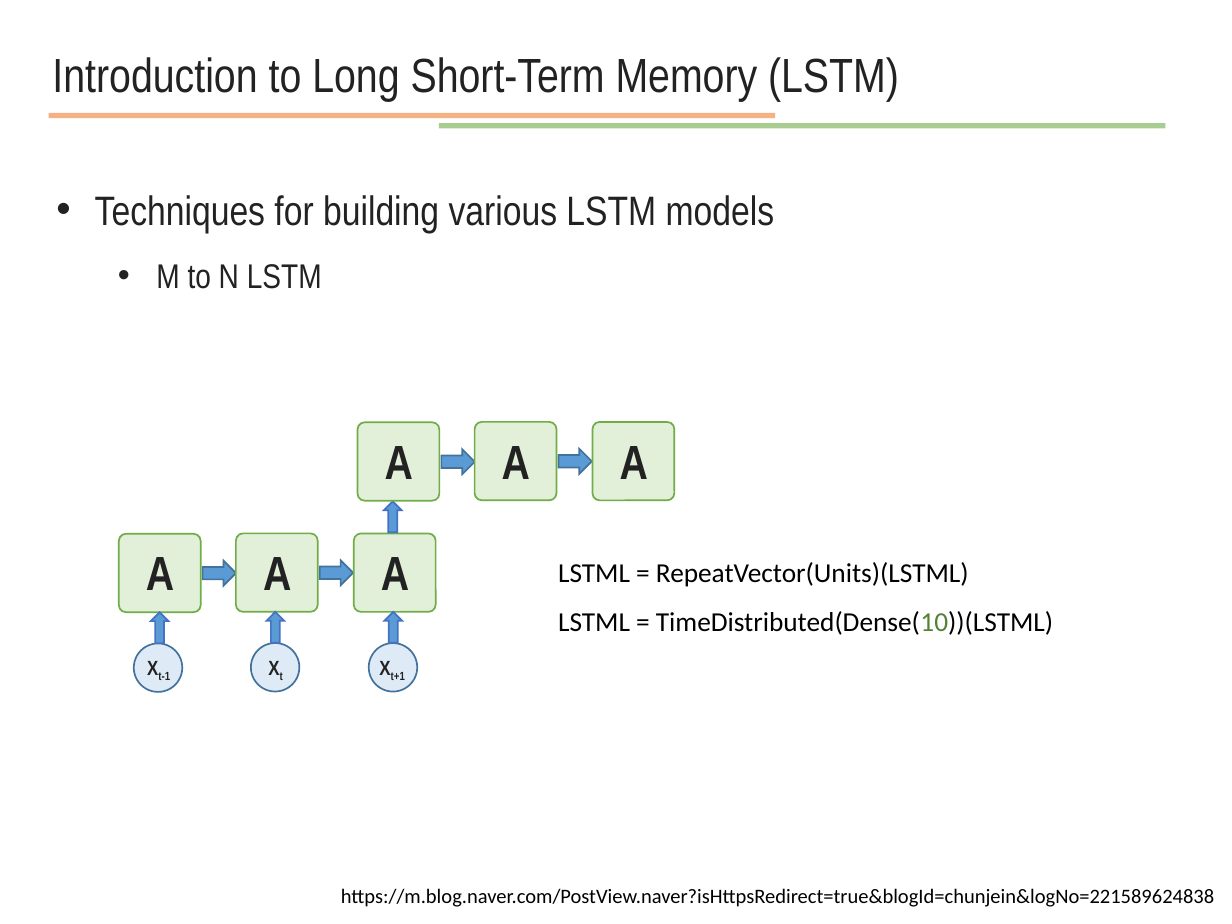
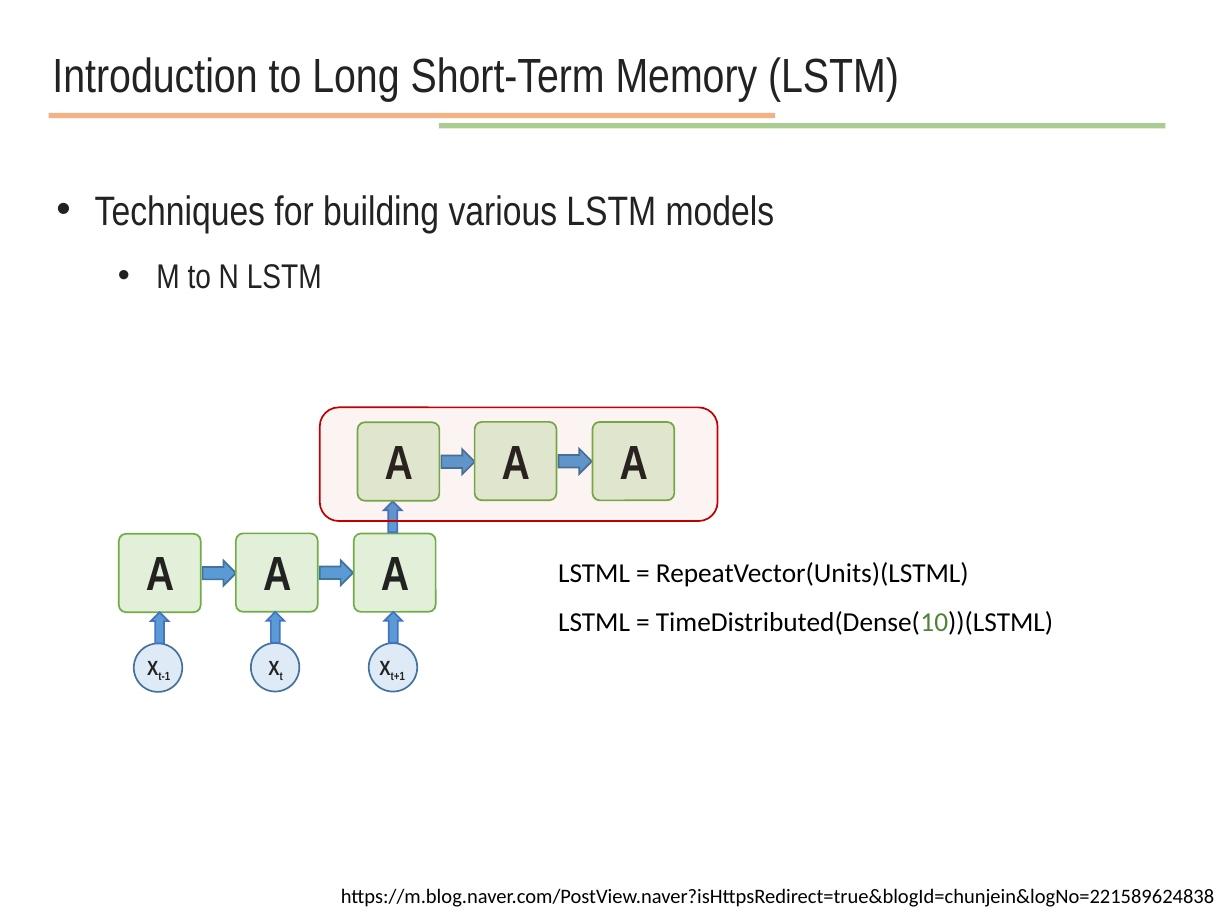
Before and after one commit to JunetaeKim/DeepLearningClass, a slide deck: slide 38 of Week13/week13 time series and sequential data.pptx. Drawn at 1232x924 pixels with LibreOffice and Linux fonts; fonts in the diff are those of the drawing. Boxes give left, top, right and bottom in pixels: in the first picture for what was removed or moved away, otherwise in the second. Text is boxed around its words. In the diff, an @@ line names an element or a change of style, - is before the commit and + after.

```diff
--- a/Week13/week13 time series and sequential data.pptx
+++ b/Week13/week13 time series and sequential data.pptx
@@ rounded rectangle added at [320, 408, 718, 521], fill #CC3300 at 5% opacity, outline #C00000 1 pt @@
```
Also in this commit, not shown: 6 other slides changed.
